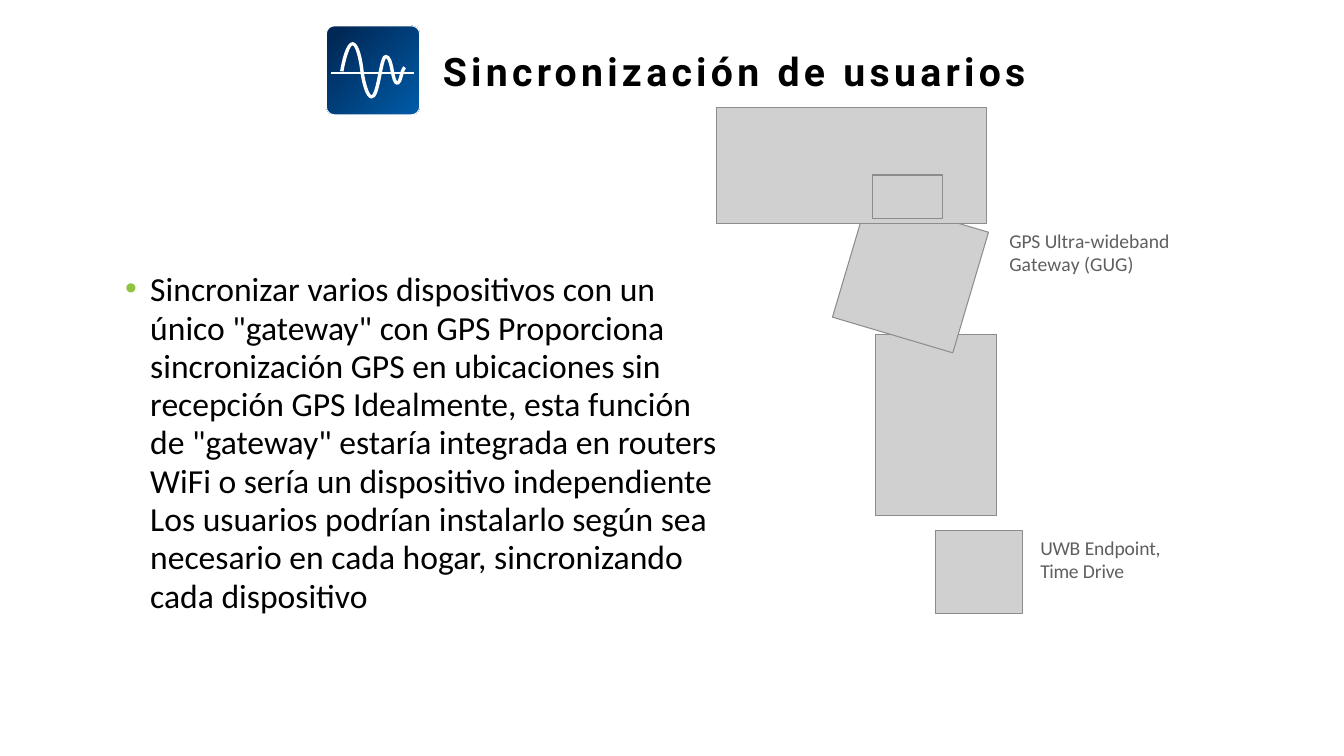
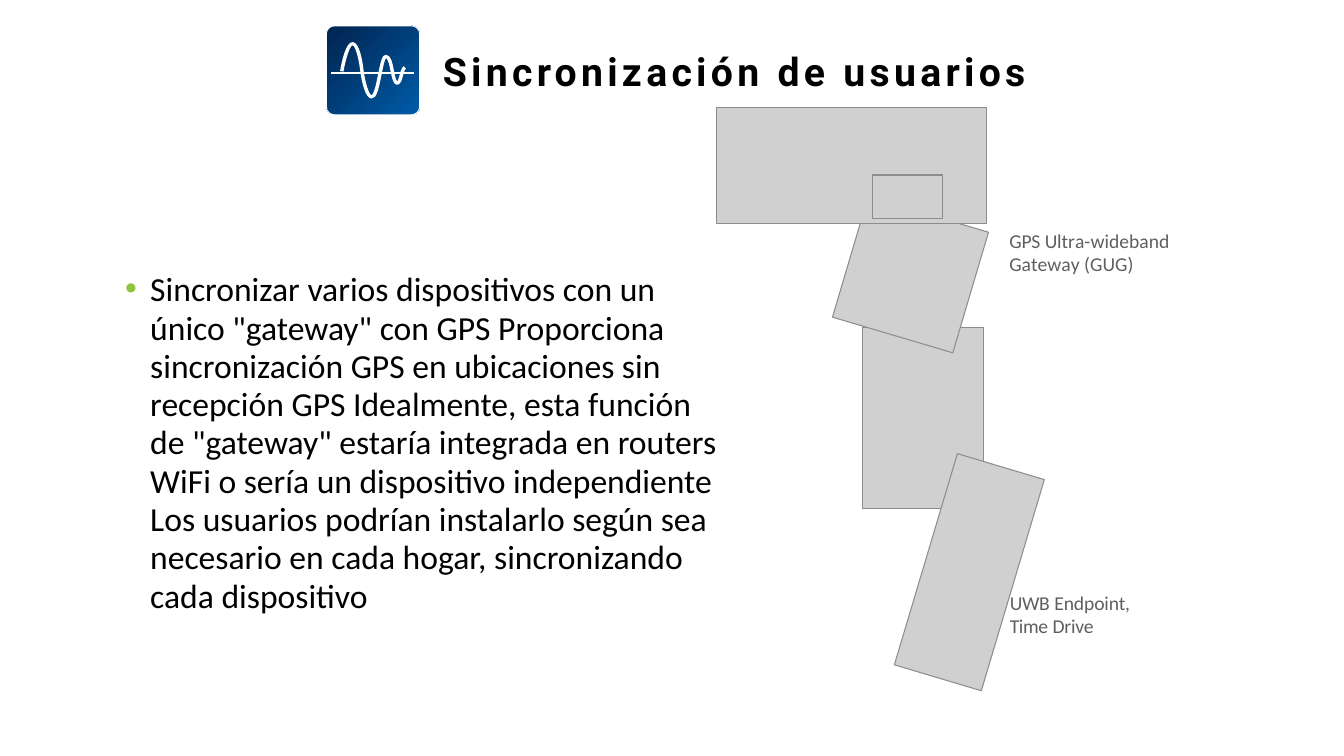
Before and after one commit to SiwaNetwork/QUANTUM, a slide deck: slide 7 of Time-Card/ДОКУМЕНТЫ/МАТЕРИАЛ СТАТЬИ/Синхронизация кейсы на испанском.pptx. Drawn at 1344x756 pixels with LibreOffice and Linux fonts; fonts in the diff are those of the drawing; grey boxes stand for pictures. Boxes give left, top, right and bottom in pixels: in the first picture for what was removed or moved away, otherwise in the second. Text is boxed around its words. In the diff, an @@ line names an element or a change of style, - is before the commit and + after.

```diff
--- a/Time-Card/ДОКУМЕНТЫ/МАТЕРИАЛ СТАТЬИ/Синхронизация кейсы на испанском.pptx
+++ b/Time-Card/ДОКУМЕНТЫ/МАТЕРИАЛ СТАТЬИ/Синхронизация кейсы на испанском.pptx
@@ picture: place and size @@
-picture at box(876, 335, 997, 516)
+picture at box(863, 328, 984, 509)
@@ picture added at box(895, 453, 1045, 691) @@
@@ picture removed at box(937, 531, 1023, 614) @@
@@ text "UWB Endpoint, Time Drive": place and size @@
-text "UWB Endpoint, Time Drive" at box(1040, 541, 1161, 578)
+text "UWB Endpoint, Time Drive" at box(1010, 594, 1130, 633)
```
Also in this commit, not shown: 1 other slide changed, 1 slide added, 1 slide removed, 5 other files.
